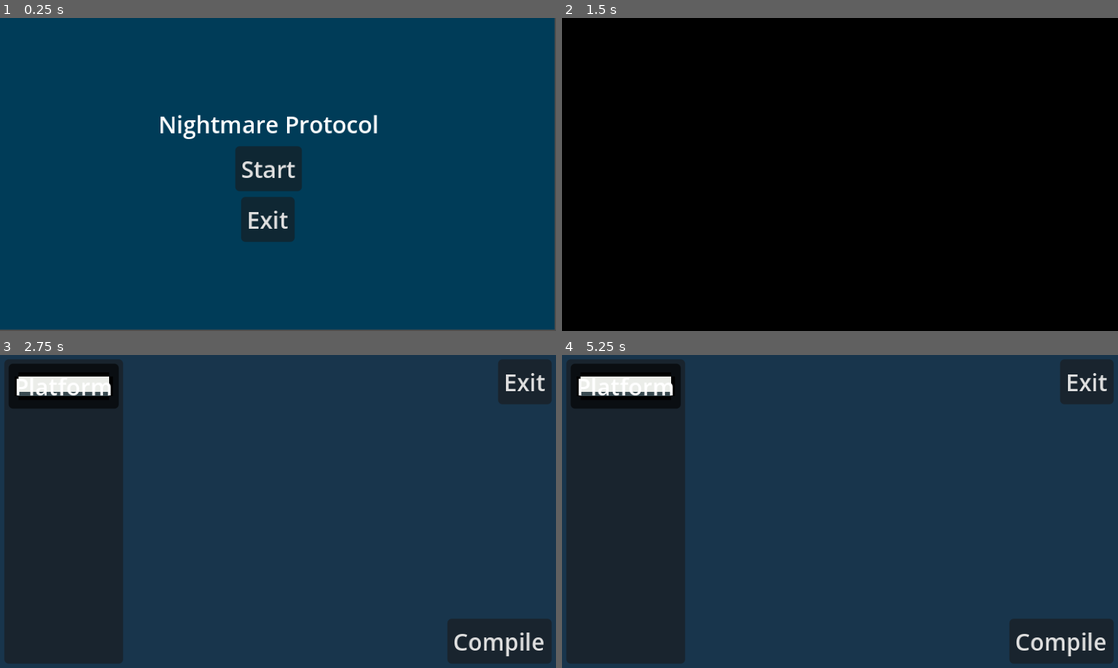
Above: before the commit, frames 1-4 (two rows, left to right).
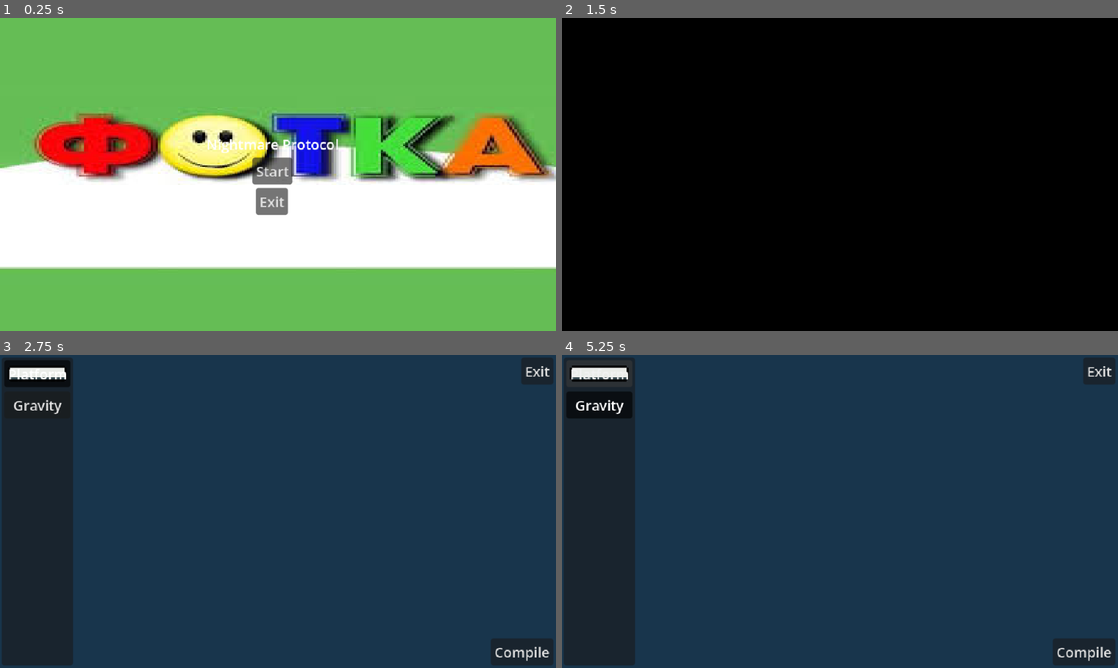
Above: after the commit, the same moments.

Repository: Chebrbober/nightmare-protocol
Game: Godot game, scene res://scenes/main_menu.tscn
The game is run twice, just before and just after one commit, with the same random seed, the same clock (stepped at 60 frames per second) and the same inputs.
Inputs:
- Up to frame 1 (0.25 s): no input
- Up to frame 2 (1.5 s): click "Start" at 0.5 s; click "Start" at 1.25 s
- Up to frame 3 (2.75 s): click "Platform" at 2 s
- Up to frame 4 (5.25 s): click "Platform" (after the commit: "Gravity") at 2.75 s; click "Compile" at 3.5 s; click "Compile" at 4.25 s; click "Platform" at 5 s

The runs differ from the first frame. In frame 1, 100% of the frame differs, in the area x 0-100%, y 0-100%; in frame 2, nothing differs; in frame 3, 14%; in frame 4, 14%.

Commit message:
Scale window resolution. Add ability to read property resources directory.

Diff:
--- a/project.godot
+++ b/project.godot
@@ -20,8 +20,8 @@
 
 [display]
 
-window/size/viewport_width=384
-window/size/viewport_height=216
+window/size/viewport_width=640
+window/size/viewport_height=360
 window/size/window_width_override=1920
 window/size/window_height_override=1080
 window/stretch/mode="canvas_items"
--- /dev/null
+++ b/resources/properties/gravity.tres
@@ -0,0 +1,8 @@
+[gd_resource type="Resource" script_class="PropertyData" format=3 uid="uid://y4ntf6tdck1p"]
+
+[ext_resource type="Script" uid="uid://bs6rks3lfl0jy" path="res://scripts/property_data.gd" id="1_36ium"]
+
+[resource]
+script = ExtResource("1_36ium")
+name = "Gravity"
+description = "Appends gravity physics to an object"
--- a/resources/spawn_button_group.tres
+++ b/resources/spawn_button_group.tres
@@ -1,3 +1,4 @@
 [gd_resource type="ButtonGroup" format=3 uid="uid://beto6fx5kvc4n"]
 
 [resource]
+allow_unpress = true
--- a/scenes/game.tscn
+++ b/scenes/game.tscn
@@ -7,7 +7,7 @@
 [sub_resource type="CanvasTexture" id="CanvasTexture_8cj0n"]
 
 [sub_resource type="RectangleShape2D" id="RectangleShape2D_lnu2h"]
-size = Vector2(383, 217)
+size = Vector2(640, 360)
 
 [sub_resource type="WorldBoundaryShape2D" id="WorldBoundaryShape2D_uwrxv"]
 distance = -176.0
@@ -17,6 +17,7 @@
 anchors_preset = 15
 anchor_right = 1.0
 anchor_bottom = 1.0
+offset_left = -1.0
 grow_horizontal = 2
 grow_vertical = 2
 mouse_filter = 1
@@ -36,7 +37,7 @@
 collision_layer = 3
 
 [node name="CollisionShape2D" type="CollisionShape2D" parent="SpawnArea" unique_id=865046939]
-position = Vector2(191.5, 108.5)
+position = Vector2(321, 180)
 shape = SubResource("RectangleShape2D_lnu2h")
 
 [node name="MarginContainer" type="MarginContainer" parent="." unique_id=374527495]
@@ -90,6 +91,7 @@
 metadata/_custom_type_script = "uid://dmwuurve8dpma"
 
 [node name="Area2D" type="Area2D" parent="." unique_id=879890457]
+position = Vector2(315, 112)
 collision_mask = 0
 input_pickable = false
 
--- a/scenes/main_menu.tscn
+++ b/scenes/main_menu.tscn
@@ -1,8 +1,10 @@
 [gd_scene format=3 uid="uid://bp1h6blk4xqvd"]
 
 [ext_resource type="Script" uid="uid://l67i2tf1e6ox" path="res://scripts/main_menu.gd" id="1_l6cm7"]
+[ext_resource type="Texture2D" uid="uid://dmhgds5suttct" path="res://scenes/images.jpg" id="2_ekxnf"]
 
-[sub_resource type="CanvasTexture" id="CanvasTexture_vue75"]
+[sub_resource type="CanvasTexture" id="CanvasTexture_bqqt6"]
+diffuse_texture = ExtResource("2_ekxnf")
 
 [node name="MainMenu" type="Control" unique_id=1652696058]
 layout_mode = 3
@@ -14,13 +16,20 @@
 mouse_filter = 2
 script = ExtResource("1_l6cm7")
 
+[node name="TextureRect" type="TextureRect" parent="." unique_id=1613534903]
+layout_mode = 1
+anchors_preset = 15
+anchor_right = 1.0
+anchor_bottom = 1.0
+offset_left = -0.5
+offset_top = -0.5
+offset_right = 0.5
+offset_bottom = 0.5
+grow_horizontal = 2
+grow_vertical = 2
+texture = SubResource("CanvasTexture_bqqt6")
+
 [node name="Parallax2D" type="Parallax2D" parent="." unique_id=1068280625]
-
-[node name="TextureRect" type="TextureRect" parent="Parallax2D" unique_id=731762347]
-modulate = Color(1.4439226e-07, 0.23465082, 0.3460244, 1)
-offset_right = 383.0
-offset_bottom = 215.0
-texture = SubResource("CanvasTexture_vue75")
 
 [node name="VBoxContainer" type="VBoxContainer" parent="." unique_id=1283386820]
 layout_mode = 1
--- a/scenes/property.tscn
+++ b/scenes/property.tscn
@@ -3,9 +3,7 @@
 [node name="Property" type="Node2D" unique_id=1635707719]
 
 [node name="GraphNode" type="GraphNode" parent="." unique_id=1984431856]
-offset_left = 1.0
-offset_top = -1.0
-offset_right = 63.0
-offset_bottom = 54.0
+offset_right = 78.0
+offset_bottom = 55.0
 resizable = true
 title = "Property"
--- a/scripts/attribute_button.gd
+++ b/scripts/attribute_button.gd
@@ -1,9 +1,9 @@
 extends Button
 class_name AttributeButton
 
-@export var object_data: ObjectData
+@export var attribute_data: AttributeData
 
-signal attribute_toggled(object_data: ObjectData)
+signal attribute_toggled(attribute_data: AttributeData, is_pressed: bool)
 
 func _ready() -> void:
 	if not is_connected("toggled", Callable(self, "_on_toggled")):
@@ -15,4 +15,4 @@
 
 
 func _on_toggled(toggled_on: bool) -> void:
-	emit_signal("attribute_toggled", object_data)
+	emit_signal("attribute_toggled", attribute_data, button_pressed)
--- /dev/null
+++ b/scripts/attribute_data.gd
@@ -0,0 +1,5 @@
+class_name AttributeData
+extends Resource
+
+@export var name: String
+@export var description: String
--- a/scripts/game.gd
+++ b/scripts/game.gd
@@ -4,38 +4,69 @@
 @export_dir var path_to_property_resources = "res://resources/properties/"
 @onready var attribute_button: AttributeButton = $MarginContainer/PanelContainer/MarginContainer/VBoxContainer/AttributeButton
 @onready var spawn_area: Area2D = $SpawnArea
+@onready var collision_shape: CollisionShape2D = $SpawnArea/CollisionShape2D
 
-var current_object_data: ObjectData
+var current_attribute_data: AttributeData
 
 func _ready() -> void:
-	var dir = DirAccess.open(path_to_object_resources)
-	if dir:
-		dir.list_dir_begin()
-		var file_name = dir.get_next()
+	collision_shape.shape.size = self.size
+	collision_shape.position = self.size / 2
+	var object_res_dir = DirAccess.open(path_to_object_resources)
+	var property_res_dir = DirAccess.open(path_to_property_resources)
+	if object_res_dir:
+		object_res_dir.list_dir_begin()
+		var file_name = object_res_dir.get_next()
+
 		while file_name != "":
-			if not dir.current_is_dir() and file_name.ends_with(".tres"):
+			if not object_res_dir.current_is_dir() and file_name.ends_with(".tres"):
 				var resource_path = path_to_object_resources + file_name
-				var object_data = load(resource_path) as ObjectData
-				if object_data:
+				var attribute_data = load(resource_path) as AttributeData
+
+				if attribute_data is ObjectData:
+					var object_data = attribute_data as ObjectData
 					var attribute_button_instance = preload("res://scenes/attribute_button.tscn").instantiate() as AttributeButton
-					attribute_button_instance.object_data = object_data
+					attribute_button_instance.attribute_data = object_data
 					attribute_button_instance.text = object_data.name
 					attribute_button_instance.tooltip_text = object_data.description
 					attribute_button_instance.icon = object_data.texture
 					attribute_button_instance.visible = true
 					$MarginContainer/PanelContainer/MarginContainer/VBoxContainer.add_child(attribute_button_instance)
 					attribute_button_instance.connect("attribute_toggled", Callable(self, "_on_attribute_button_toggled"))
-			file_name = dir.get_next()
+
+			file_name = object_res_dir.get_next()
+
+	if property_res_dir:
+		property_res_dir.list_dir_begin()
+		var file_name = property_res_dir.get_next()
+
+		while file_name != "":
+			if not property_res_dir.current_is_dir() and file_name.ends_with(".tres"):
+				var resource_path = path_to_property_resources + file_name
+				var attribute_data = load(resource_path) as AttributeData
+
+				if attribute_data is PropertyData:
+					var property_data = attribute_data as PropertyData
+					var attribute_button_instance = preload("res://scenes/attribute_button.tscn").instantiate() as AttributeButton
+					attribute_button_instance.attribute_data = property_data
+					attribute_button_instance.text = property_data.name
+					attribute_button_instance.tooltip_text = property_data.description
+					attribute_button_instance.visible = true
+					$MarginContainer/PanelContainer/MarginContainer/VBoxContainer.add_child(attribute_button_instance)
+					attribute_button_instance.connect("attribute_toggled", Callable(self, "_on_attribute_button_toggled"))
+
+			file_name = property_res_dir.get_next()
+
 	$MarginContainer/PanelContainer/MarginContainer/VBoxContainer/AttributeButton.visible = false
 
 	spawn_area.input_pickable = true
 
-func _process(delta: float) -> void:
-	pass
-
-func _on_attribute_button_toggled(object_data: ObjectData) -> void:
-	print("Toggled attribute: ", object_data.name)
-	current_object_data = object_data
+func _on_attribute_button_toggled(attribute_data: AttributeData, is_pressed: bool) -> void:
+	if is_pressed:
+		current_attribute_data = attribute_data
+		print("Selected attribute: ", attribute_data.name)
+	else:
+		current_attribute_data = null
+		print("Attribute deselected")
 
 func _on_exit_pressed() -> void:
 	scene_manager._change_scene(self, "main_menu")
@@ -44,15 +75,21 @@
 	pass # Replace with function body.
 
 func _on_spawn_area_input_event(_viewport: Node, event: InputEvent, _shape_idx: int) -> void:
-	print('spawn area input event: ', event)
 	if event is InputEventMouseButton and event.button_index == MOUSE_BUTTON_LEFT and event.pressed:
-		var object_scene = load("res://scenes/object.tscn") as PackedScene
-		var object_instance = object_scene.instantiate()
-		object_instance.position = event.position
-		var sprite = object_instance.get_node("Sprite2D") as Sprite2D
-		if sprite:
-			sprite.texture = current_object_data.texture
-		var collision_shape = object_instance.get_node("Area2D/CollisionShape2D") as CollisionShape2D
-		if collision_shape and current_object_data.shape:
-			collision_shape.shape = current_object_data.shape
-		add_child(object_instance)
+		if current_attribute_data is ObjectData:
+			var object_data = current_attribute_data as ObjectData
+			var object_scene = load("res://scenes/object.tscn") as PackedScene
+			var object_instance = object_scene.instantiate()
+			object_instance.position = event.position
+			var sprite = object_instance.get_node("Sprite2D") as Sprite2D
+			if sprite:
+				sprite.texture = object_data.texture
+			var collision_shape = object_instance.get_node("Area2D/CollisionShape2D") as CollisionShape2D
+			if collision_shape and object_data.shape:
+				collision_shape.shape = object_data.shape
+			add_child(object_instance)
+		elif current_attribute_data is PropertyData:
+			var property_data = current_attribute_data as PropertyData
+			var property_scene = load("res://scenes/property.tscn") as PackedScene
+			var property_instance = property_scene.instantiate()
+			property_instance.position = event.position
--- a/scripts/object_data.gd
+++ b/scripts/object_data.gd
@@ -1,8 +1,6 @@
 class_name ObjectData
-extends Resource
+extends AttributeData
 
-@export var name: String
-@export var description: String
 @export var type: String
 @export var texture: Texture2D
 @export var shape: Shape2D
--- /dev/null
+++ b/scripts/property_data.gd
@@ -0,0 +1,4 @@
+class_name PropertyData
+extends AttributeData
+
+@export var logic: Script
Not shown: 1 places in resources/objects/platform.tres that only renumber resources
Not shown, added: scripts/attribute_data.gd.uid
Not shown, added: scripts/property_data.gd.uid
